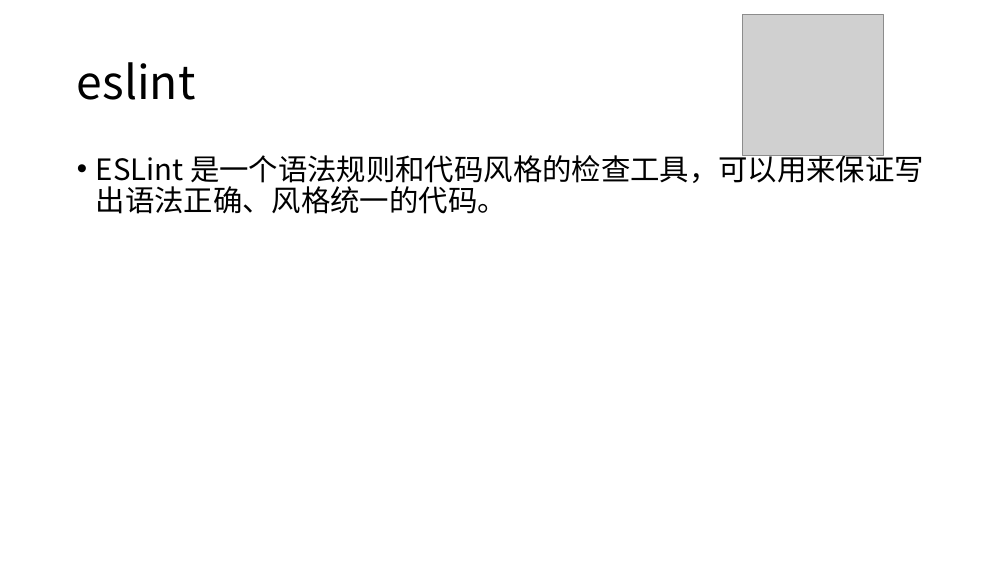
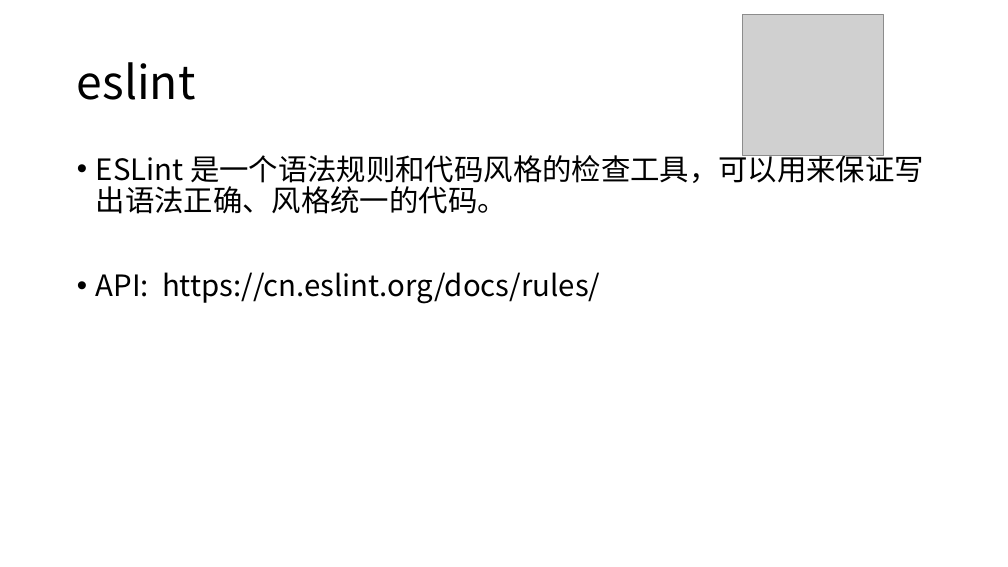
Before and after one commit to Quixote719/Knowledge, a slide deck: slide 9 of 前段工程化工具.pptx (slide 8 before the commit). Drawn at 1008x567 pixels with LibreOffice and Linux fonts; fonts in the diff are those of the drawing; grey boxes stand for pictures. Boxes give left, top, right and bottom in pixels: in the first picture for what was removed or moved away, otherwise in the second. Text is boxed around its words. In the diff, an @@ line names an element or a change of style, - is before the commit and + after.

```diff
--- a/前段工程化工具.pptx
+++ b/前段工程化工具.pptx
@@ text at [96, 272, 600, 304]: paragraph added @@
+• API: https://cn.eslint.org/docs/rules/
```
Also in this commit, not shown: 1 other slide changed, 1 slide added.
